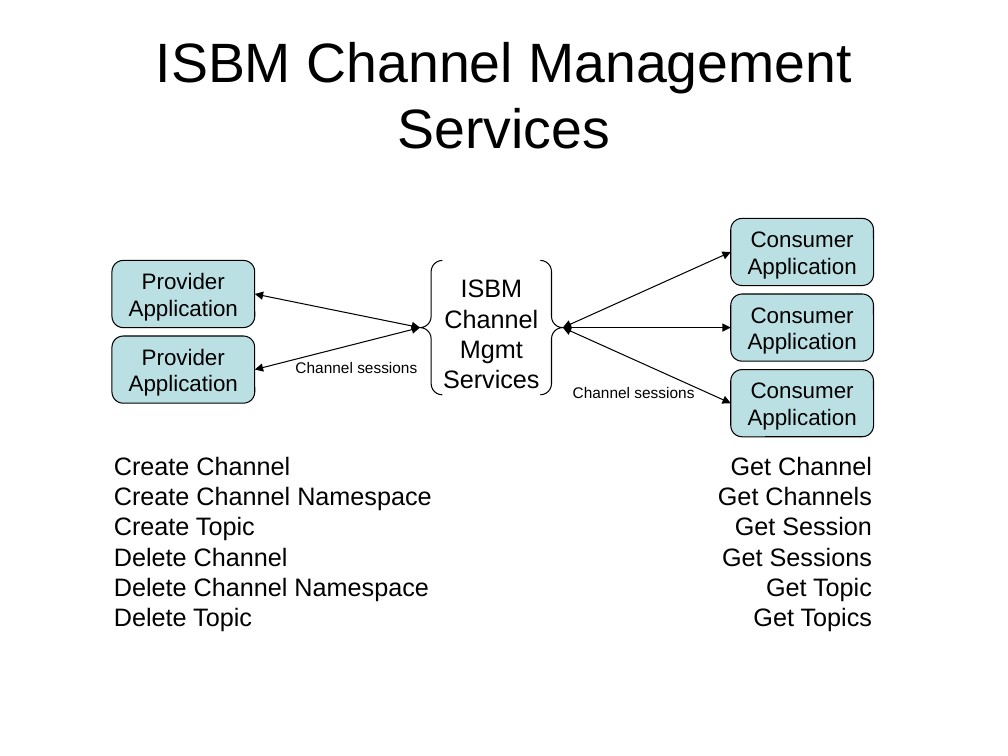
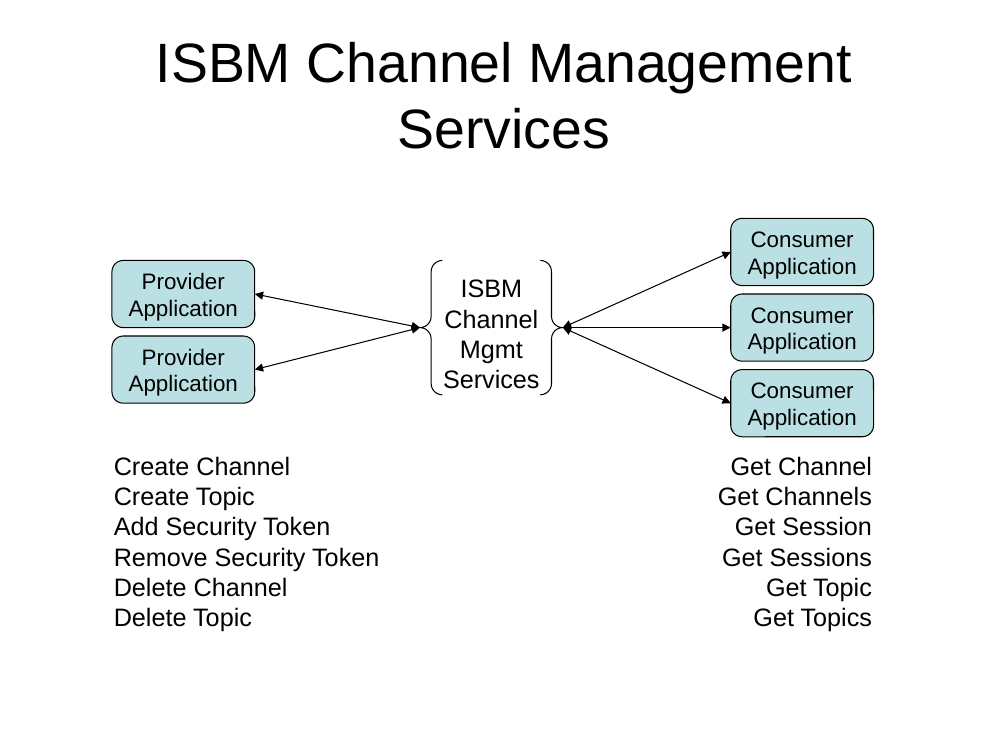
Before and after one commit to mimosa-org/ws-isbm, a slide deck: slide 8 of 0-Doc/OpenO&M Information Service Bus Model Specification Diagrams.pptx. Drawn at 1008x756 pixels with LibreOffice and Linux fonts; fonts in the diff are those of the drawing. Boxes give left, top, right and bottom in pixels: in the first picture for what was removed or moved away, otherwise in the second. Text is boxed around its words. In the diff, an @@ line names an element or a change of style, - is before the commit and + after.

Commit message:
Added security, message expiration for pub-sub and moved XPath functionality from topic-level to session-level

```diff
--- a/0-Doc/OpenO&M Information Service Bus Model Specification Diagrams.pptx
+++ b/0-Doc/OpenO&M Information Service Bus Model Specification Diagrams.pptx
@@ text removed at (295, 362, 417, 373) @@
-Channel sessions
@@ text removed at (573, 385, 694, 398) @@
-Channel sessions
@@ text at (114, 486, 431, 511): paragraph removed @@
-Create Channel Namespace
@@ text at (114, 516, 379, 571): paragraphs added @@
+Add Security Token
+Remove Security Token
@@ text at (114, 577, 428, 602): paragraph removed @@
-Delete Channel Namespace
```
Also in this commit, not shown: 3 other slides changed, 6 other files.
